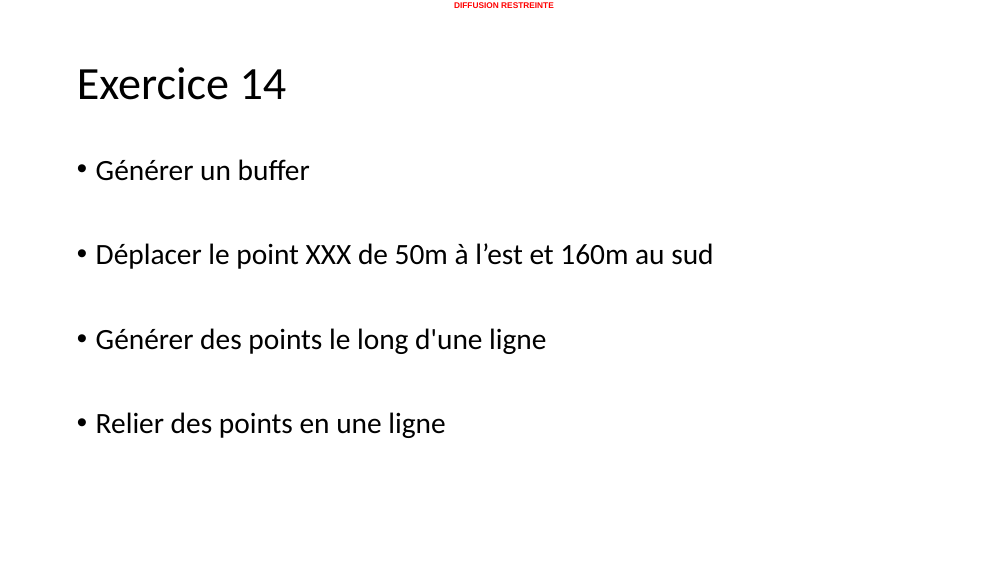
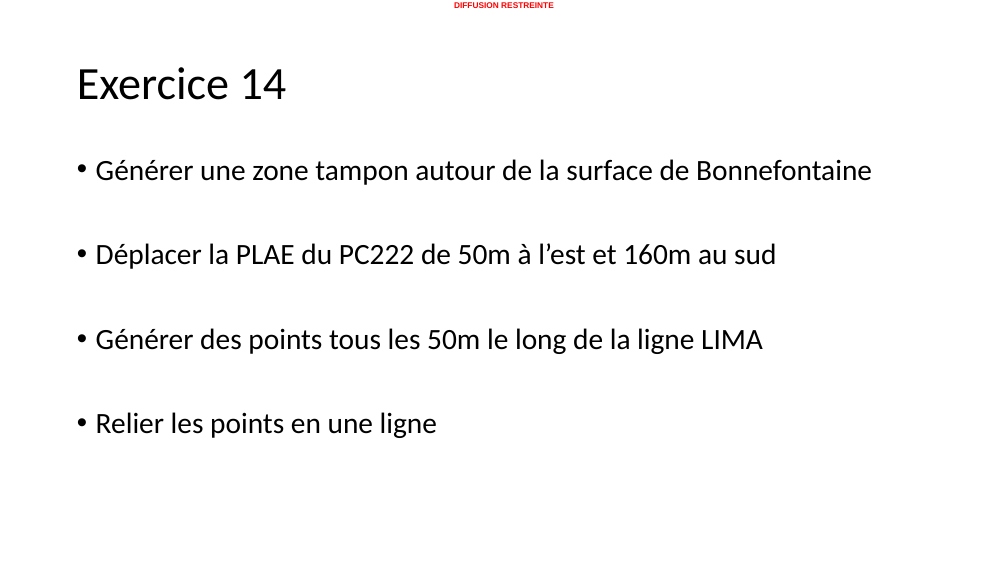
Before and after one commit to 20100dbg/OutilsGeo, a slide deck: slide 26 of cours/GM - Travaux pratiques - drill.pptx. Drawn at 1008x567 pixels with LibreOffice and Linux fonts; fonts in the diff are those of the drawing; background and template pictures are left out. Boxes give left, top, right and bottom in pixels: in the first picture for what was removed or moved away, otherwise in the second. Text is boxed around its words. In the diff, an @@ line names an element or a change of style, - is before the commit and + after.

```diff
--- a/cours/GM - Travaux pratiques - drill.pptx
+++ b/cours/GM - Travaux pratiques - drill.pptx
@@ text at [96, 159, 872, 438]: text changed @@
-• Générer un buffer
-• Déplacer le point XXX de 50m à l’est et 160m au sud
-• Générer des points le long d'une ligne
-• Relier des points en une ligne
+• Générer une zone tampon autour de la surface de Bonnefontaine
+• Déplacer la PLAE du PC222 de 50m à l’est et 160m au sud
+• Générer des points tous les 50m le long de la ligne LIMA
+• Relier les points en une ligne
```
Also in this commit, not shown: 21 other slides changed, 3 slides added, 1 slide removed, 27 other files.
